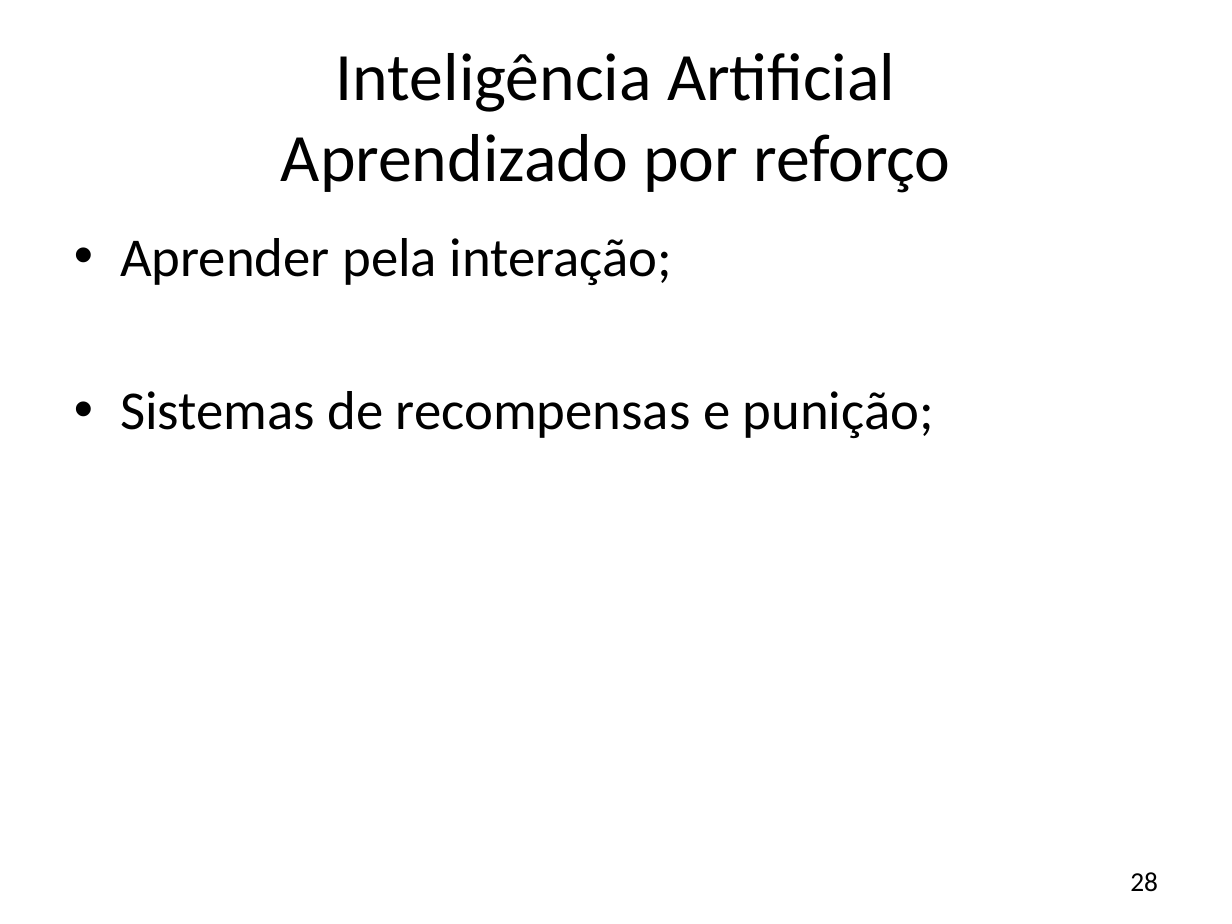
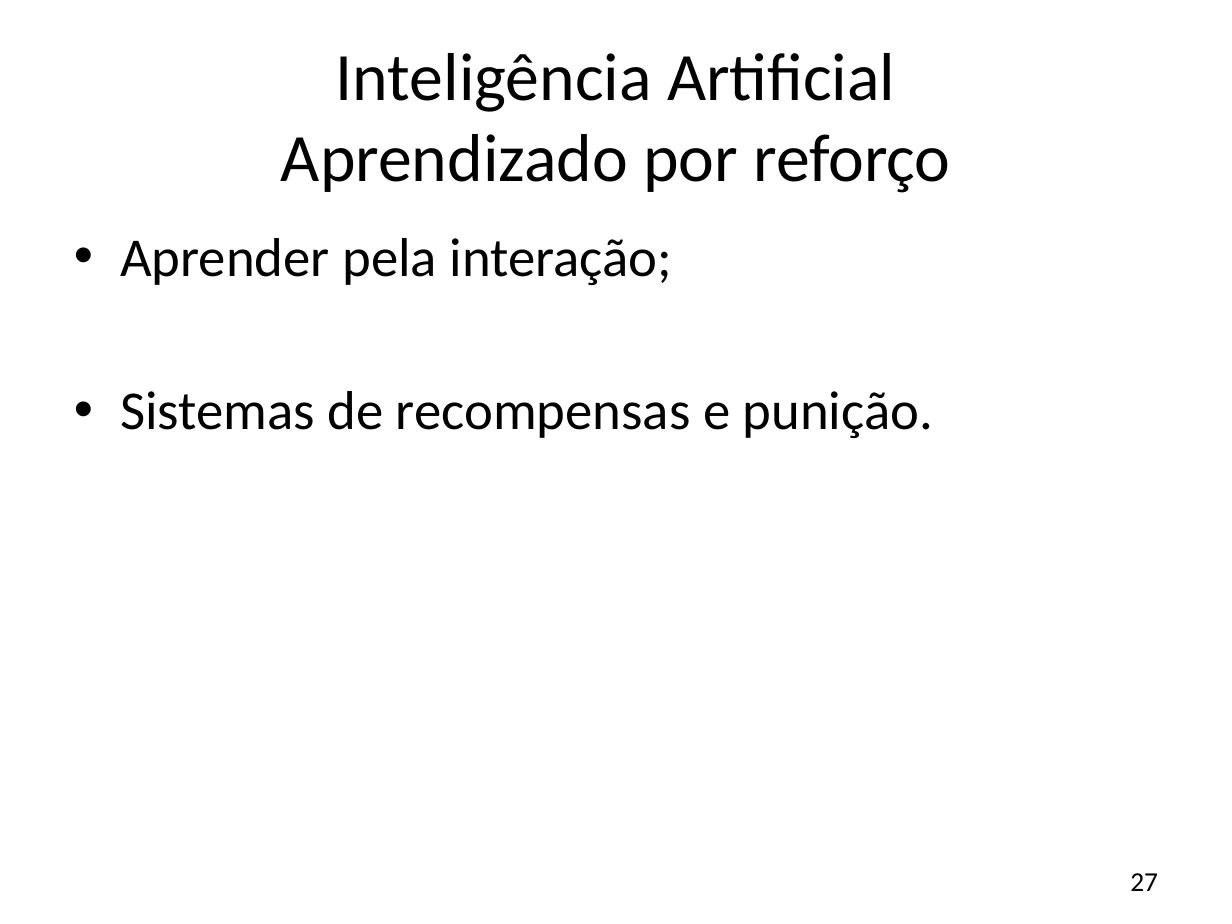
Before and after one commit to JonathanOhara/dissertacao, a slide deck: slide 27 of Apresentação Qualificação.pptx (slide 28 before the commit). Drawn at 1232x924 pixels with LibreOffice and Linux fonts; fonts in the diff are those of the drawing; background and template pictures are left out. Boxes give left, top, right and bottom in pixels: in the first picture for what was removed or moved away, otherwise in the second. Text is boxed around its words. In the diff, an @@ line names an element or a change of style, - is before the commit and + after.

```diff
--- a/Apresentação Qualificação.pptx
+++ b/Apresentação Qualificação.pptx
@@ text at bbox=[120, 391, 933, 438]: text changed @@
-• Sistemas de recompensas e punição;
+• Sistemas de recompensas e punição.
@@ page number at bbox=[1130, 873, 1158, 891]: text changed @@
-28
+27
```
Also in this commit, not shown: 9 other slides changed, 1 slide removed.
